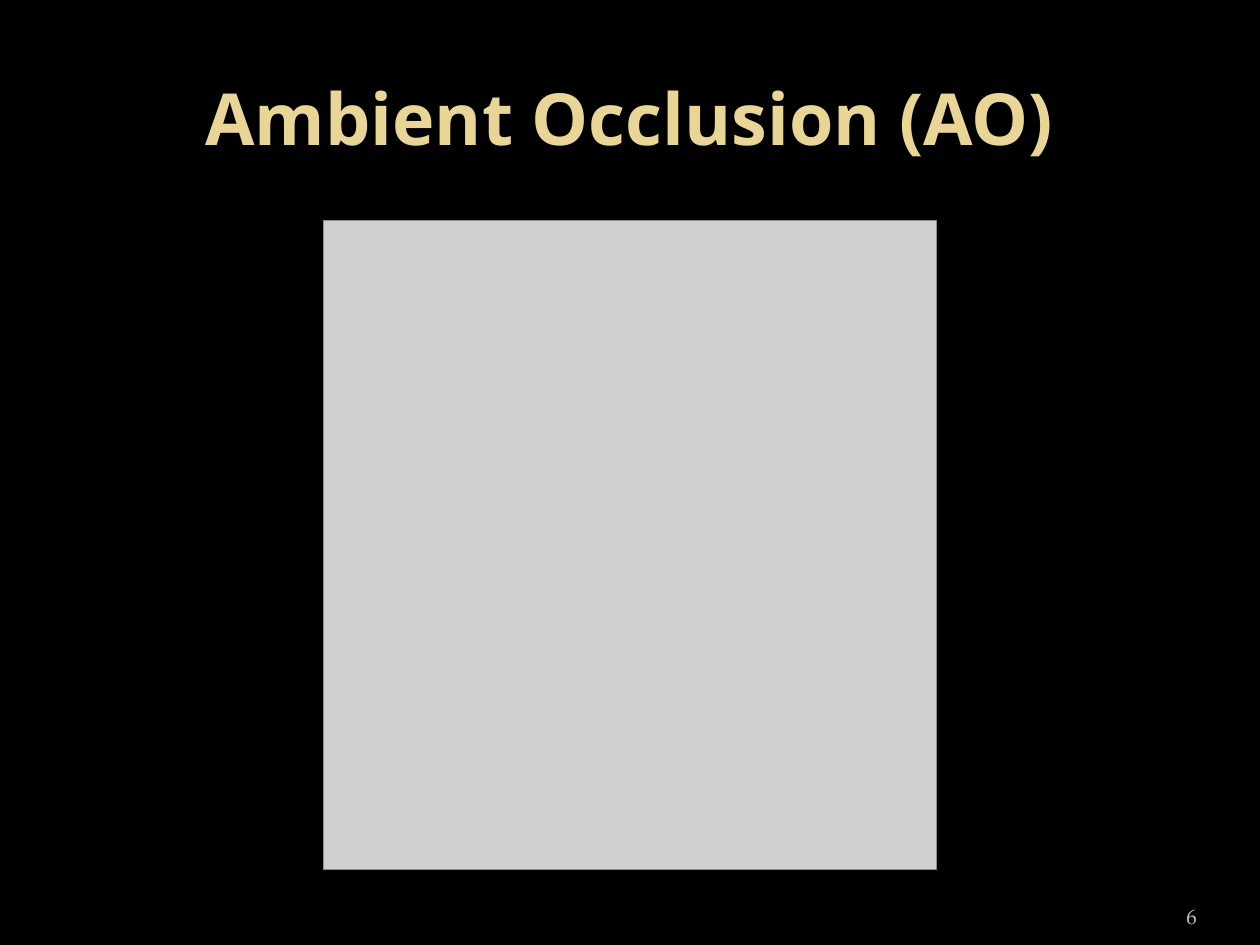
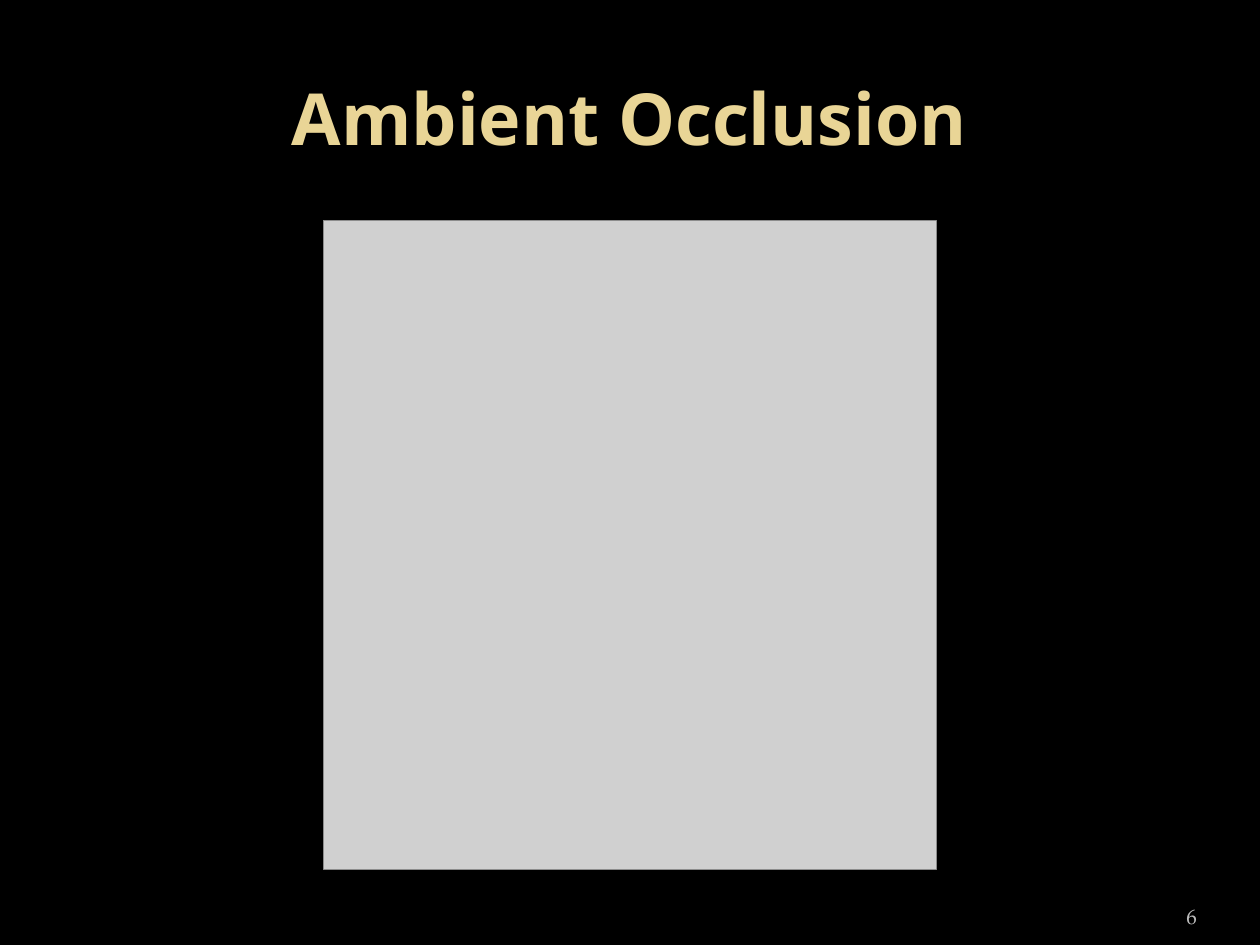
Before and after one commit to ArnaudDouceur/3D-Ray-Tracing-Engine, a slide deck: slide 6 of Soutenance 3D/infsi350_douceur_ross.pptx. Drawn at 1260x945 pixels with LibreOffice and Linux fonts; fonts in the diff are those of the drawing; grey boxes stand for pictures. Boxes give left, top, right and bottom in pixels: in the first picture for what was removed or moved away, otherwise in the second. Text is boxed around its words. In the diff, an @@ line names an element or a change of style, - is before the commit and + after.

```diff
--- a/Soutenance 3D/infsi350_douceur_ross.pptx
+++ b/Soutenance 3D/infsi350_douceur_ross.pptx
@@ title at [292,90,967,146]: text changed @@
-Ambient Occlusion (AO)
+Ambient Occlusion
```
Also in this commit, not shown: 3 other slides changed.
